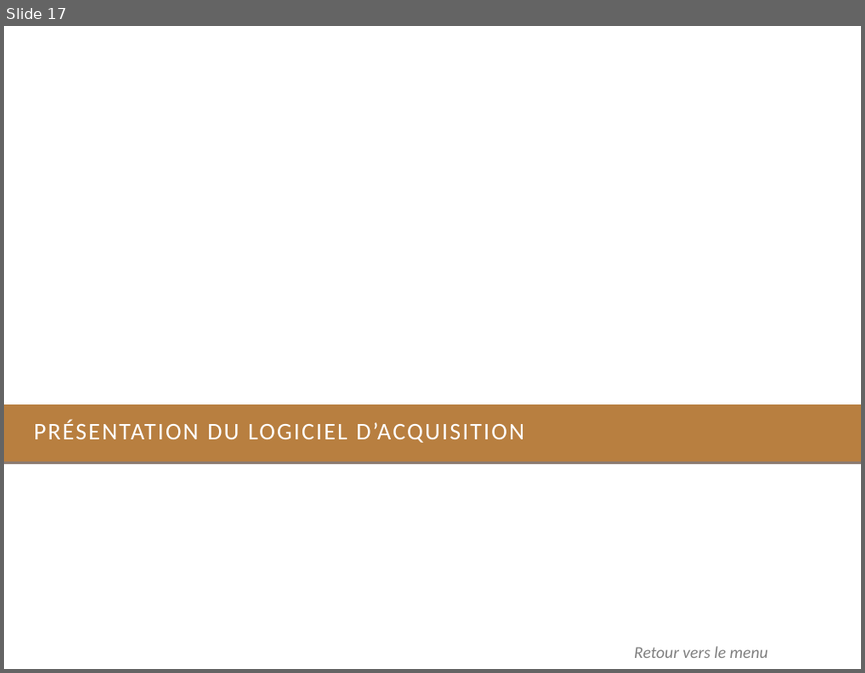
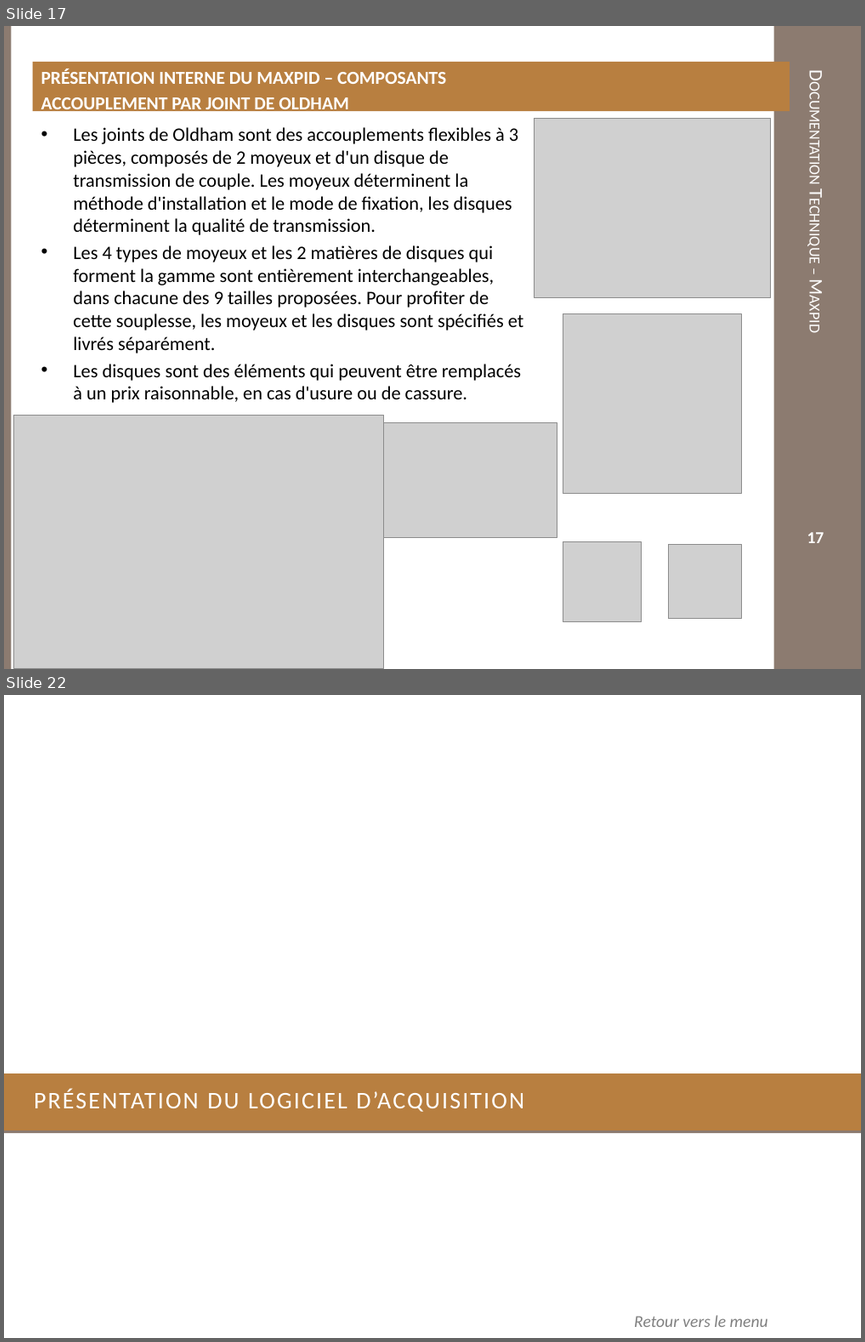
Before and after one commit to xpessoles/TP_PTSI, a slide deck: DocumentsTP/Documentation_Maxpid.pptx. Shown one above the other, each under a label of ours: slide 17 before the commit, slides 17 and 22 after it; the slides between them are not shown. The pictures are 865x673 and 865x1342 pixels, drawn with LibreOffice and Linux fonts; fonts in the diff are those of the drawing; grey boxes stand for pictures; background and template pictures are left out. Boxes give left, top, right and bottom in pixels: in the first picture for what was removed or moved away, otherwise in the second. Text is boxed around its words. In the diff, an @@ line names an element or a change of style, - is before the commit and + after.

```diff
--- a/DocumentsTP/Documentation_Maxpid.pptx
+++ b/DocumentsTP/Documentation_Maxpid.pptx
@@ slide 17 added at (x1=4, y1=26, x2=861, y2=669), background #FFFFFF @@
@@ rectangle added at (x1=4, y1=26, x2=11, y2=669), fill #8C7B70 @@
@@ rectangle added at (x1=773, y1=26, x2=861, y2=669), fill #8C7B70 @@
@@ text added at (x1=32, y1=62, x2=789, y2=112), fill #B87F40, 15.4 pt, text #FFFFFF, bold @@
+PRÉSENTATION INTERNE DU MAXPID – COMPOSANTS
+ACCOUPLEMENT PAR JOINT DE OLDHAM
@@ text added at (x1=773, y1=62, x2=861, y2=612), 16 pt, text #FFFFFF, small capitals @@
+Documentation Technique – Maxpid
@@ text added at (x1=73, y1=127, x2=523, y2=403), 16 pt, text #000000 @@
+• Les joints de Oldham sont des accouplements flexibles à 3 pièces, composés de 2 moyeux et d'un disque de transmission de couple. Les moyeux déterminent la méthode d'installation et le mode de fixation, les disques déterminent la qualité de transmission.
+• Les 4 types de moyeux et les 2 matières de disques qui forment la gamme sont entièrement interchangeables, dans chacune des 9 tailles proposées. Pour profiter de cette souplesse, les moyeux et les disques sont spécifiés et livrés séparément.
+• Les disques sont des éléments qui peuvent être remplacés à un prix raisonnable, en cas d'usure ou de cassure.
@@ picture added at (x1=534, y1=118, x2=770, y2=297) @@
@@ picture added at (x1=562, y1=314, x2=741, y2=493) @@
@@ picture added at (x1=14, y1=415, x2=385, y2=669) @@
@@ picture added at (x1=384, y1=423, x2=557, y2=538) @@
@@ page number added at (x1=807, y1=532, x2=824, y2=543), 14 pt, text #FFFFFF, bold @@
+17
@@ picture added at (x1=562, y1=542, x2=642, y2=622) @@
@@ picture added at (x1=668, y1=544, x2=741, y2=618) @@
@@ what was slide 17 is now slide 22 @@
```
Also in this commit, not shown: 4 other slides added, 5 other files.
